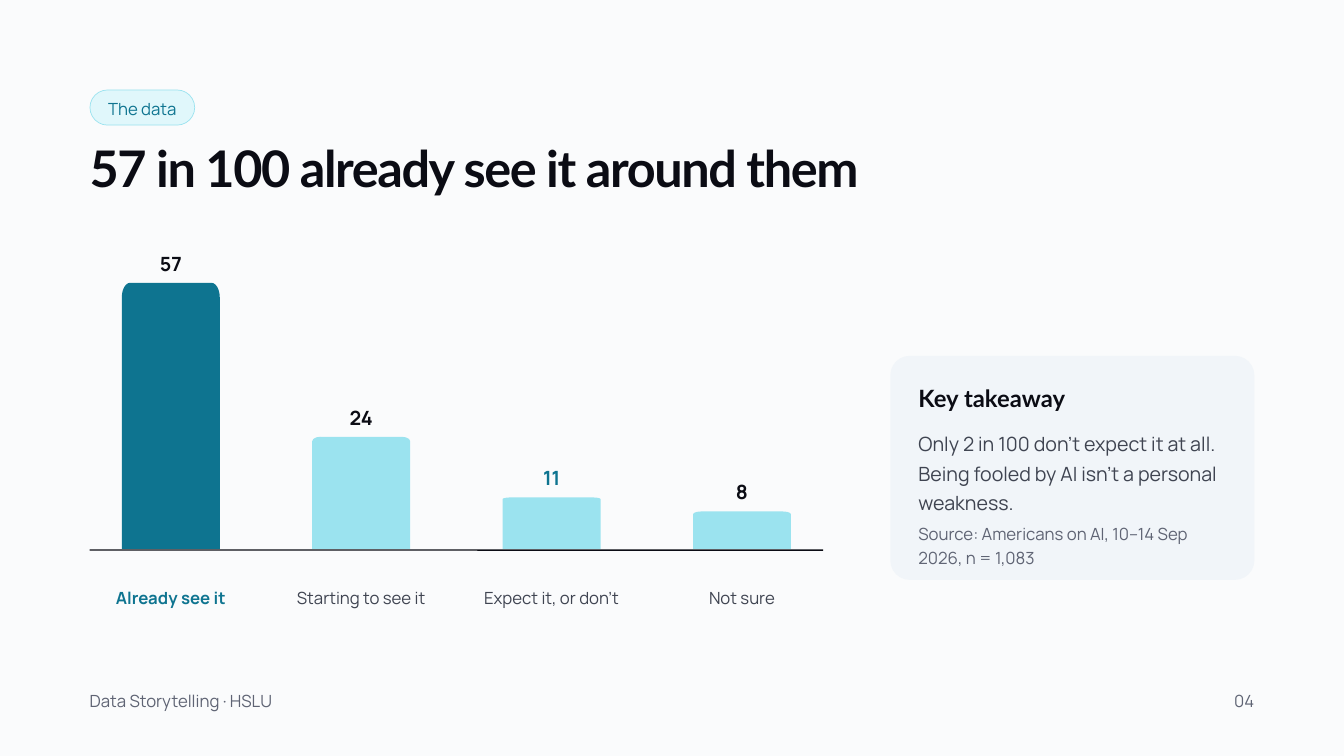
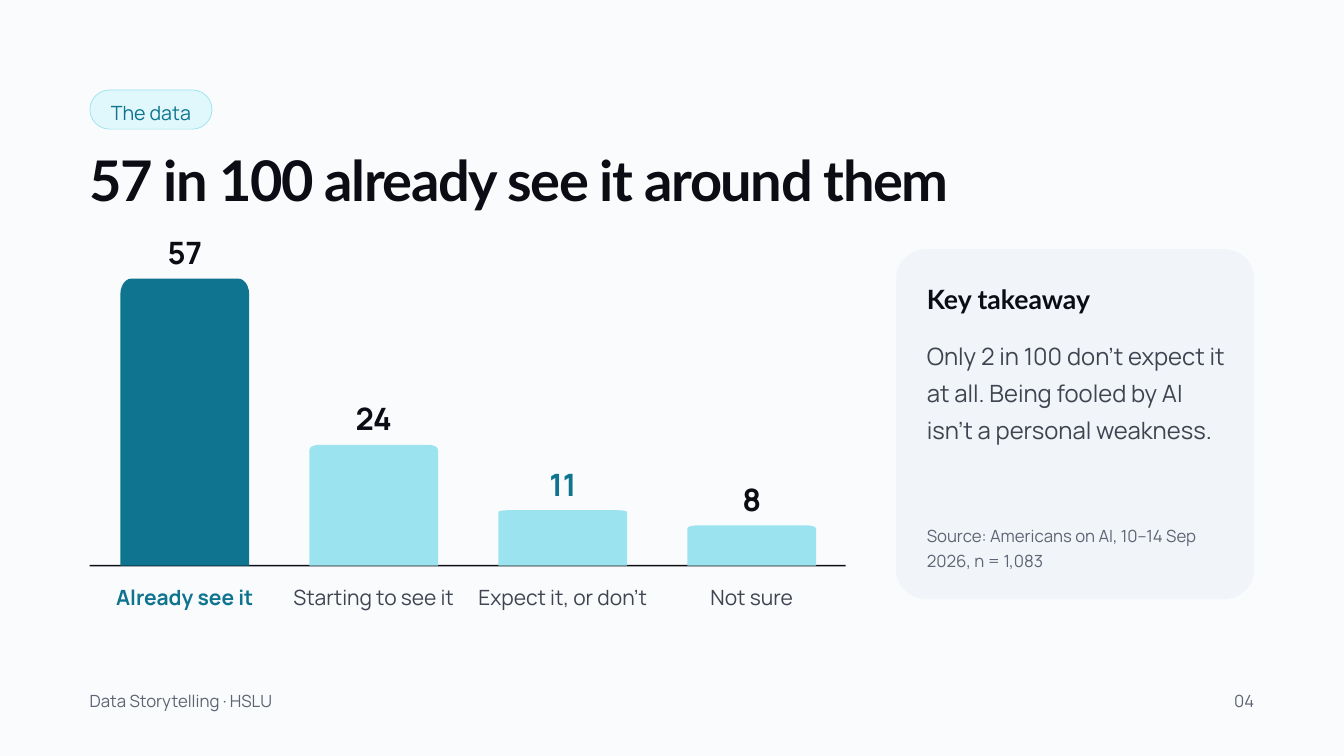
Before and after one commit to AdhurimThaqi/dataset-datastorytelling, a slide deck: slide 4 of Final-presentation/Real-or-AI_final-presentation.pptx. Drawn at 1344x756 pixels with LibreOffice and Linux fonts; fonts in the diff are those of the drawing. Boxes give left, top, right and bottom in pixels: in the first picture for what was removed or moved away, otherwise in the second. Text is boxed around its words. In the diff, an @@ line names an element or a change of style, - is before the commit and + after.

Commit message:
Presentation: bigger type, fuller layout, soft gradient edge
- Text 20-22 pt, titles 40 pt; charts, cards, table and image
  slides fill the slide
- Cover and closing slide: band fades into the white page
- HTML slides updated to match the PPTX/PDF

```diff
--- a/Final-presentation/Real-or-AI_final-presentation.pptx
+++ b/Final-presentation/Real-or-AI_final-presentation.pptx
@@ rounded rectangle "The data": place and size @@
-rounded rectangle "The data" at (90, 90, 195, 125)
+rounded rectangle "The data" at (90, 90, 212, 129)
@@ rounded rectangle "The data" at (90, 90, 212, 129): size 12 to 14 pt; line spacing 16.8pt to 1.25 @@
@@ title "57 in 100 already see ..." at (90, 159, 949, 211): size 36 to 40 pt; line spacing 41.4pt to 1.1 @@
@@ size 14 to 22 pt; line spacing 19.6pt to 1 in 4 elements at (356, 407, 392, 430), (549, 474, 576, 496), (742, 488, 761, 512), (168, 241, 202, 265) @@
@@ text "57": place and size @@
-text "57" at (160, 257, 182, 272)
+text "57" at (168, 241, 202, 265)
@@ rounded rectangle: place and size @@
-rounded rectangle at (890, 356, 1254, 580)
+rounded rectangle at (896, 249, 1255, 599)
@@ freeform shape: place and size @@
-freeform shape at (122, 283, 220, 549)
+freeform shape at (120, 278, 249, 566)
@@ text "Key takeaway": place and size @@
-text "Key takeaway" at (918, 389, 1065, 411)
+text "Key takeaway" at (927, 289, 1091, 314)
@@ text "Key takeaway" at (927, 289, 1091, 314): size 17 to 19 pt; line spacing 20.4pt to 1.1 @@
@@ text "Only 2 in 100 don't ...": place and size @@
-text "Only 2 in 100 don't ..." at (918, 436, 1217, 511)
+text "Only 2 in 100 don't ..." at (927, 347, 1225, 445)
@@ text "Only 2 in 100 don't ..." at (927, 347, 1225, 445): size 14 to 17 pt; line spacing 21pt to 1.3 @@
@@ freeform shape: place and size @@
-freeform shape at (313, 437, 410, 548)
+freeform shape at (310, 445, 439, 566)
@@ freeform shape: place and size @@
-freeform shape at (503, 498, 601, 549)
+freeform shape at (498, 510, 627, 566)
@@ freeform shape: place and size @@
-freeform shape at (694, 511, 791, 548)
+freeform shape at (688, 525, 817, 566)
@@ text "Source: Americans on AI, 10–14 ...": place and size @@
-text "Source: Americans on AI, 10–14 ..." at (918, 527, 1188, 566)
+text "Source: Americans on AI, 10–14 ..." at (927, 529, 1196, 569)
@@ text "Source: Americans on AI, 10–14 ..." at (927, 529, 1196, 569): line spacing 16.8pt to 1.25 @@
@@ line moved from (90, 551) - (824, 551) to (90, 566) - (846, 566) @@
@@ size 12 to 15 pt; line spacing 16.8pt to 1.1 in 4 elements at (710, 590, 793, 606), (478, 589, 647, 610), (293, 589, 454, 611), (116, 589, 253, 610) @@
```
Also in this commit, not shown: 12 other slides changed, 5 other files.
